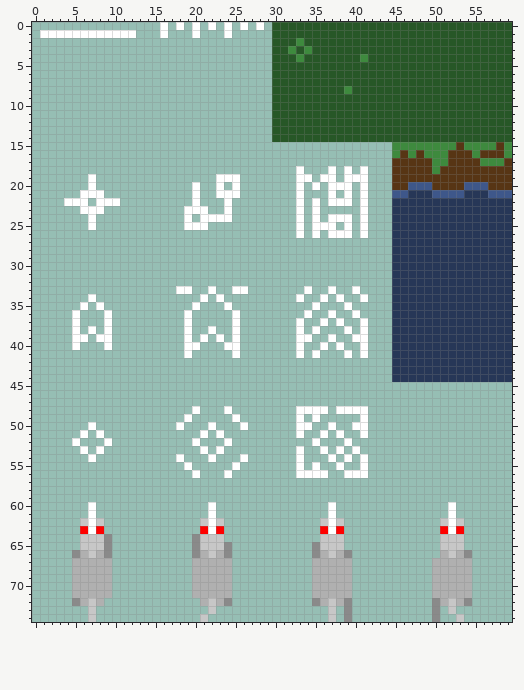
Pixel-art file -- src/sprites.aseprite. This is how it looked before the edit.
60x75 pixels, 1 frame.
Once edited:
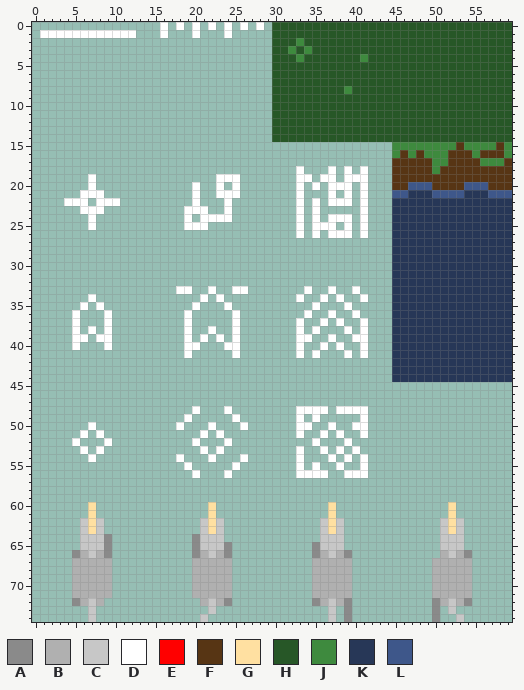
Palette (. is transparent): A #8a8a8a  B #b0b0b0  C #c7c7c7  D #ffffff  E #ff0000  F #573514  G #ffe0a1  H #275727  J #3e8a3e  K #273757  L #3e578a
From old to new:
Layer "Layer 1":
Colour E gives way to colour C in row 63 at x 6, 8, 21, 23, 36, 38, 51 and 53.
Colour D gives way to colour G in rows 60 to 63 at x 7, 22, 37 and 52.
